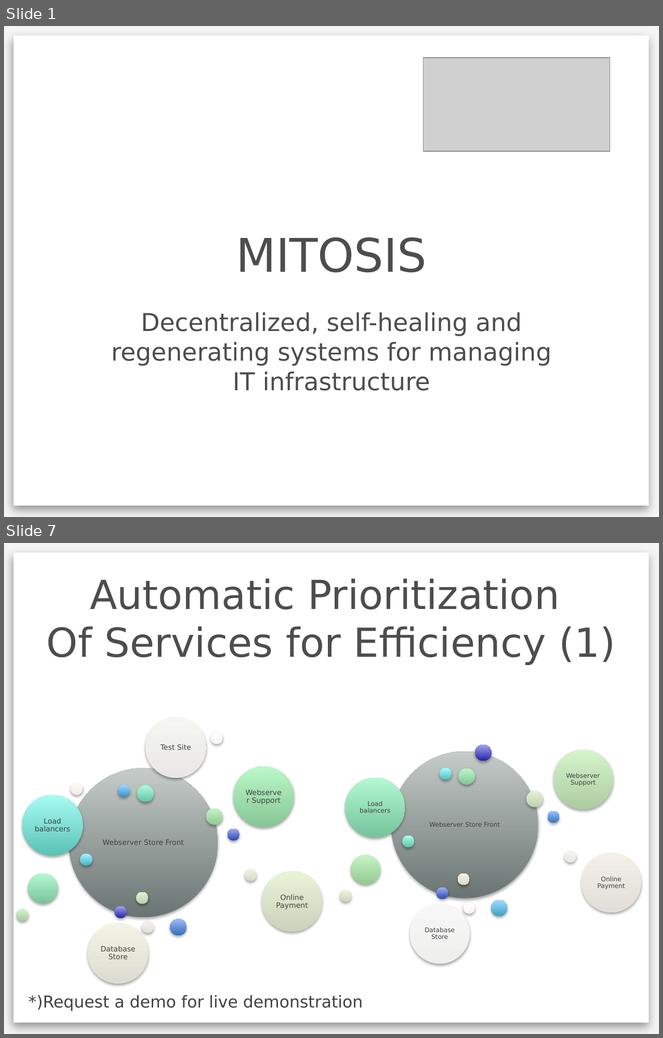
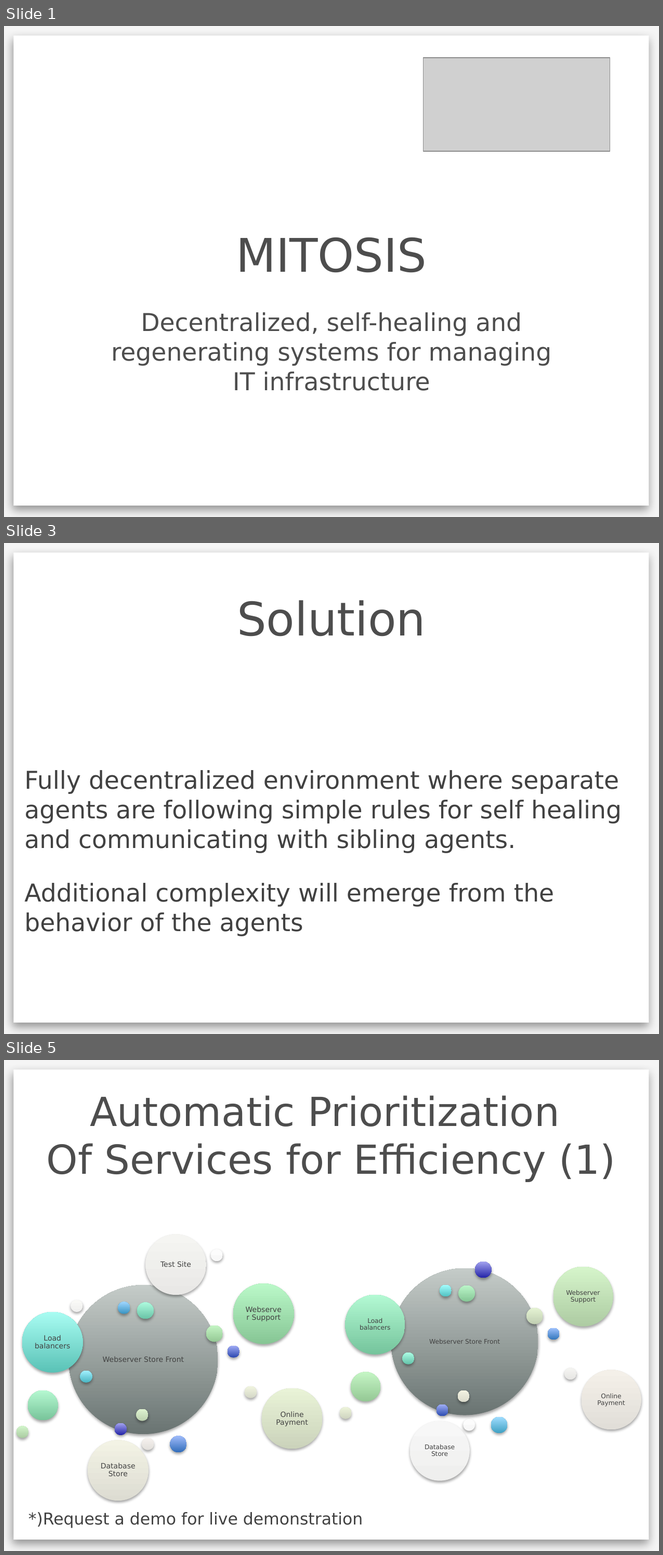
Before and after one commit to pinireznik/antitude, a slide deck: Mitosis-pitch.pptx. Shown one above the other, each under a label of ours: slides 1 and 7 before the commit, slides 1, 3 and 5 after it; the slides between them are not shown. The pictures are 663x1038 and 663x1555 pixels, drawn with LibreOffice and Linux fonts; fonts in the diff are those of the drawing; grey boxes stand for pictures; background and template pictures are left out. Boxes give left, top, right and bottom in pixels: in the first picture for what was removed or moved away, otherwise in the second. Text is boxed around its words. In the diff, an @@ line names an element or a change of style, - is before the commit and + after.

```diff
--- a/Mitosis-pitch.pptx
+++ b/Mitosis-pitch.pptx
@@ slide 3 added at bbox=[4, 543, 659, 1034], background #F5F5F5; not listed: 1 template element that a slide beside it also shows @@
@@ title added at bbox=[237, 600, 426, 637], 51 pt, text #4D4D4D @@
+Solution
@@ text added at bbox=[24, 770, 622, 937], 27 pt, text #414141 @@
+Fully decentralized environment where separate agents are following simple rules for self healing and communicating with sibling agents.
+Additional complexity will emerge from the behavior of the agents
@@ what was slide 7 is now slide 5 @@
```
Also in this commit, not shown: 4 slides changed, 6 other slides added, 16 slides removed.
